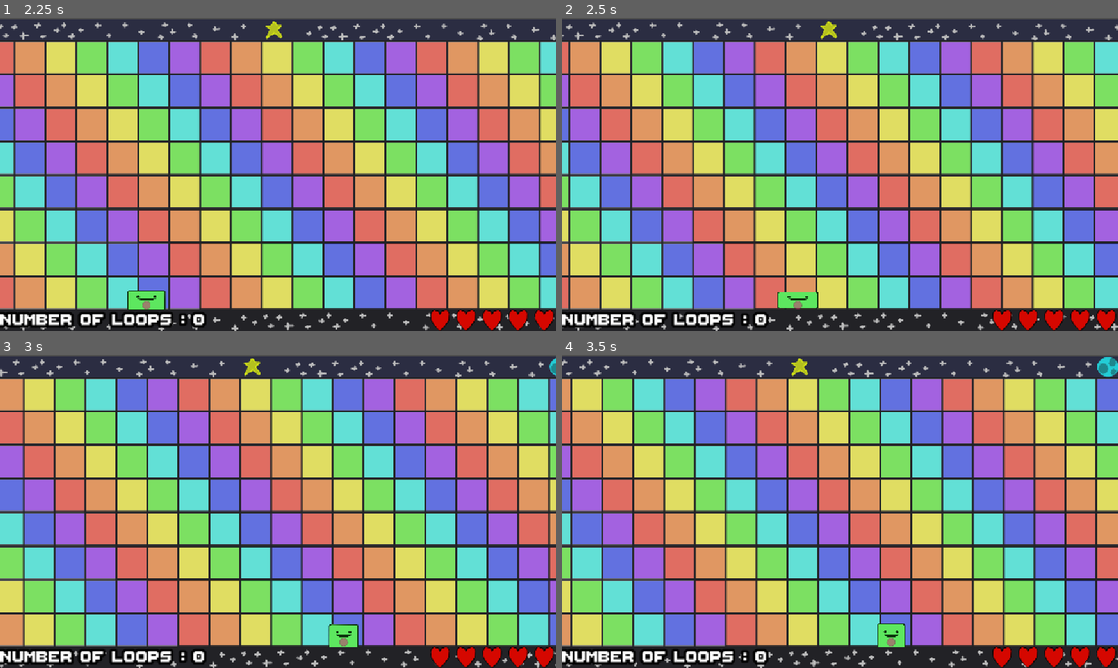
Above: before the commit, frames 1-4 (two rows, left to right).
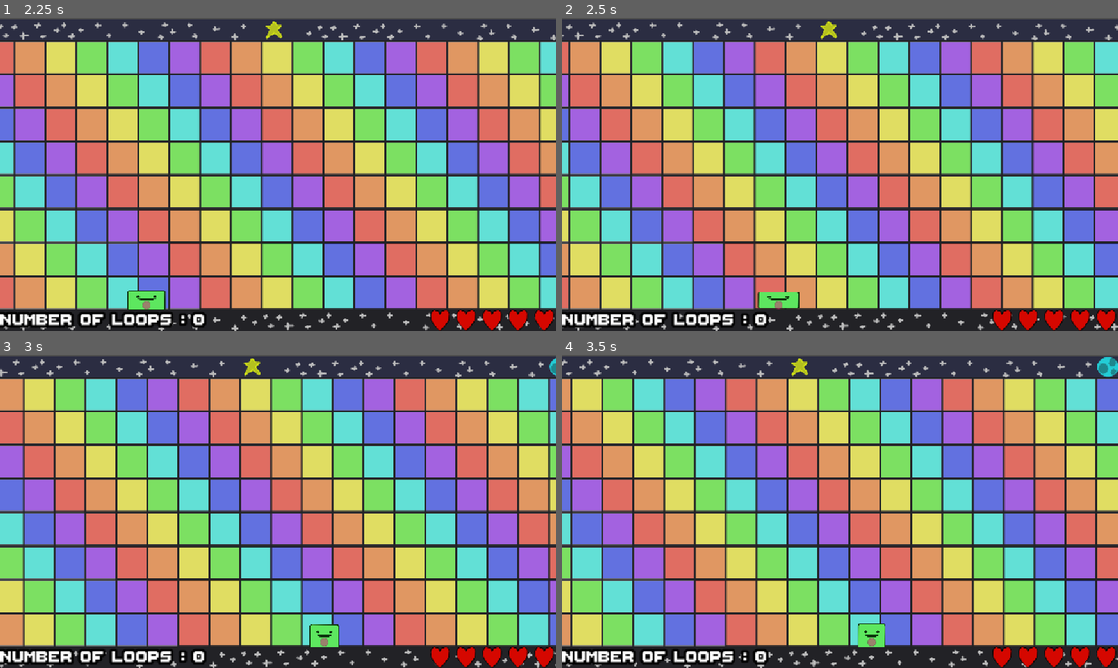
Above: after the commit, the same moments.

Repository: les-brows/la-boucle-musicale
Game: Godot game, scene res://Levels/MainMenu/MainMenu.tscn
Two runs of this game, one before a commit and one after it. Both use one fixed random seed, a clock stepped at 60 frames per second and the inputs below. Sound files missing from this copy of the repository are replaced by a short silence.
Inputs (mouse positions are in pixels of both pictures, inside the frame that each line leads up to):
- Up to frame 1 (2.25 s): tap Enter (ui_accept) at 0.5, 0.77, 1.52 s; move the mouse to (400, 158) at 0.52 s; hold D (player1_right) 0.53-1.28 s; tap Ctrl (player1_slow, bound only after the commit) at 0.6, 1.55 s; move the mouse to (166, 190) at 1.27 s; hold S (player1_down) 1.28-2.03 s; tap Shift (player1_dash) at 1.35 s; move the mouse to (333, 105) at 2.02 s; hold D (player1_right) from 2.03 s (still down); right-click (333, 105) at 2.1 s
- Up to frame 2 (2.5 s): keep holding D (player1_right); tap Ctrl (player1_slow, bound only after the commit) at 2.3 s
- Up to frame 3 (3 s): move the mouse to (250, 574) at 2.77 s; release D (player1_right) at 2.78 s; hold O (player1_shoot_up) from 2.78 s (still down); tap Ctrl (player1_slow, bound only after the commit) at 2.85 s
- Up to frame 4 (3.5 s): keep holding O (player1_shoot_up); tap Enter (ui_accept) at 3.02 s

Frame 1 is identical in both runs. In frame 2, 0.4% of the frame differs, in the area x 35-47%, y 87-94%; in frame 3, 0.5%; in frame 4, 0.6%, in the area x 53-62%, y 85-94%.

Commit message:
add slow bouton

Diff:
--- a/Objects/Player/player.gd
+++ b/Objects/Player/player.gd
@@ -13,8 +13,9 @@
 @export var ShootManagerNode  :Node
 
 
-
-
+#Slow
+var mult_slow=1
+var mult_slow_min=0.25
 # Dash
 var dashCooldown :bool= false
 @export var DashCooldownTimer :Node
@@ -36,6 +37,8 @@
 	old_modulate= spritePlayer.self_modulate
 	size = $CollisionShape2D.shape.size
 	inputManagerNode.move_update.connect(_on_player_move)
+	inputManagerNode.slow_end_update.connect(_on_player_end_slow)
+	inputManagerNode.slow_begin_update.connect(_on_player_begin_slow)
 	inputManagerNode.dash_update.connect(_on_activate_dash)
 	inputManagerNode.shoot_update.connect(ShootManagerNode._on_player_shoot)
 	inputManagerNode.shoot_direction_update.connect(ShootManagerNode._on_player_direction_shoot)
@@ -49,7 +52,7 @@
 		TimeEndDash-=delta
 
 	else:
-		velocity = targetDir * Globals.NORMAL_SPEED_PLAYER*Globals.MOVE_SPEED_MULT_PLAYER
+		velocity = targetDir * Globals.NORMAL_SPEED_PLAYER*Globals.MOVE_SPEED_MULT_PLAYER*mult_slow
 
 	if velocity.length() > 0:
 		move_and_slide()
@@ -76,9 +79,12 @@
 		targetDir = targetDir.normalized()
 
 
+func _on_player_end_slow():
+	mult_slow =1.0
 
+func _on_player_begin_slow():
 
-
+	mult_slow =mult_slow_min
 
 func _process(_delta: float):
 	if insideEnemy >0 && !invincible  :
--- a/Objects/input_manager.gd
+++ b/Objects/input_manager.gd
@@ -3,6 +3,8 @@
 signal move_update(move_x : Array, move_y : Array)
 signal shoot_update()
 signal dash_update()
+signal slow_end_update()
+signal slow_begin_update()
 signal shoot_direction_update(shoot_x:float,shoot_y:float)
 
 static var move_directions_x:float = 0
@@ -20,6 +22,8 @@
 	update_shoot_input()
 	update_shoot_direction()
 	update_dash_input()
+	update_slow_input()
+
 
 func _init() -> void:
 	Globals.player_death.connect(_on_player_death)
@@ -84,6 +88,13 @@
 	if Input.is_action_just_pressed("player1_dash"):
 		dash_update.emit()
 
+func update_slow_input() -> void:
+	if Input.is_action_just_pressed("player1_slow"):
+		slow_begin_update.emit()
+	if Input.is_action_just_released("player1_slow"):
+		slow_end_update.emit()
+
+
 
 func update_shoot_direction():
 	# Horizontal input
--- a/project.godot
+++ b/project.godot
@@ -113,6 +113,13 @@
 , Object(InputEventJoypadButton,"resource_local_to_scene":false,"resource_name":"","device":-1,"button_index":1,"pressure":0.0,"pressed":false,"script":null)
 ]
 }
+player1_slow={
+"deadzone": 0.2,
+"events": [Object(InputEventKey,"resource_local_to_scene":false,"resource_name":"","device":-1,"window_id":0,"alt_pressed":false,"shift_pressed":false,"ctrl_pressed":false,"meta_pressed":false,"pressed":false,"keycode":0,"physical_keycode":4194326,"key_label":0,"unicode":0,"location":0,"echo":false,"script":null)
+, Object(InputEventJoypadMotion,"resource_local_to_scene":false,"resource_name":"","device":-1,"axis":4,"axis_value":1.0,"script":null)
+, Object(InputEventJoypadButton,"resource_local_to_scene":false,"resource_name":"","device":-1,"button_index":9,"pressure":0.0,"pressed":true,"script":null)
+]
+}
 
 [layer_names]
 
Not shown: 1 places in Levels/LevelPortion.tscn that only renumber resources
Not shown: 1 places in Levels/MainMenu/MainMenu.tscn that only renumber resources
Not shown: 1 places in Levels/ScrollingLevel.tscn that only renumber resources
Not shown: 1 places in MainScene.tscn that only renumber resources
Not shown: 1 places in Objects/Enemies/Laser.tscn that only renumber resources
Not shown: 1 places in Objects/Enemies/Managers/EnemyLevelPortion.tscn that only renumber resources
Not shown: 1 places in Objects/Enemies/Managers/EnemyManager.tscn that only renumber resources
Not shown: 1 places in Objects/Enemies/Shooter.tscn that only renumber resources
Not shown: 1 places in Objects/InputManager.tscn that only renumber resources
Not shown: 1 places in Objects/Player/Player.tscn that only renumber resources
Not shown: 1 places in Objects/Player/ShootPlayerManager.tscn that only renumber resources
Not shown: 1 places in Objects/Projectiles/LaserProjectile.tscn that only renumber resources
(and 3 more such lines)
